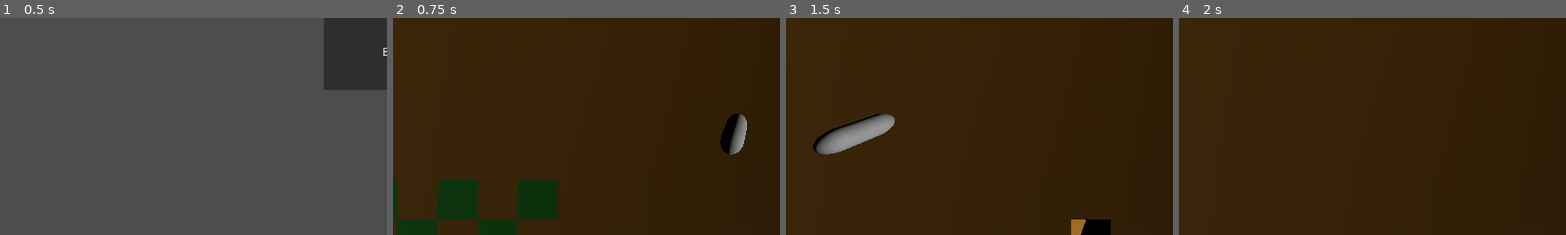
Above: before the commit, frames 1-4 (left to right).
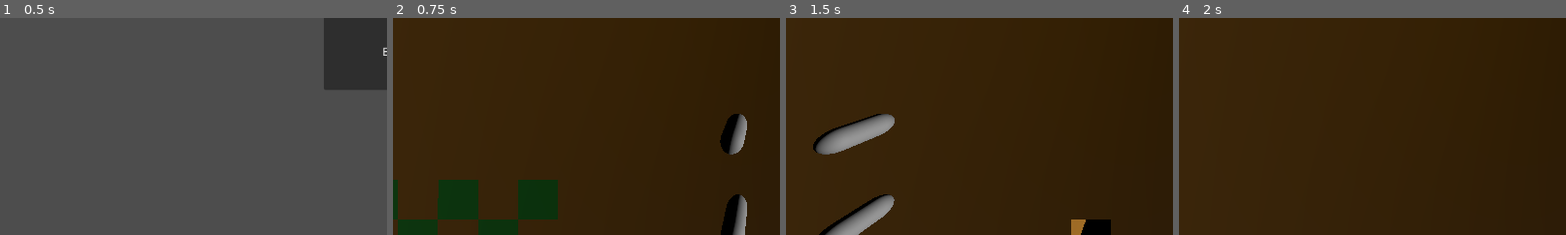
Above: after the commit, the same moments.

Repository: NathanFord68/FiendFriendzy
Game: Godot game, scene res://main.tscn
Same seed, same stepped clock (60 frames per second), same inputs: the game is played once before the commit and once after it.
Inputs (mouse positions are % of the whole screen's width and height, from its top left):
- Up to frame 1 (0.5 s): no input
- Up to frame 2 (0.75 s): click "Play" at 0.5 s
- Up to frame 3 (1.5 s): tap Enter at 1.25 s; move the mouse to (72, 45) at 1.27 s; hold D (player_right) from 1.28 s (still down); click (72, 45) at 1.35 s
- Up to frame 4 (2 s): keep holding D (player_right)
The pictures show only the part of the screen within x 2-52%, y 50-100%; the shares and areas given below are measured in that part.

Frame 1 is identical in both runs. In frame 2, 1.0% of the frame differs, in the area x 84-92%, y 81-100%; in frame 3, 1.7%, in the area x 8-29%, y 81-100%; in frame 4, nothing differs.

Commit message:
Doing damage to enemy troops

Diff:
--- a/level/main.tscn
+++ b/level/main.tscn
@@ -24,3 +24,10 @@
 
 [node name="Melee2" parent="." instance=ExtResource("3_px5s6")]
 transform = Transform3D(1, 0, 0, 0, 1, 0, 0, 0, 1, 1, 3, 1)
+team = 0
+
+[node name="Melee4" parent="." instance=ExtResource("3_px5s6")]
+transform = Transform3D(1, 0, 0, 0, 1, 0, 0, 0, 1, 1.00421, 3.00279, 4.94631)
+
+[node name="Melee3" parent="." instance=ExtResource("3_px5s6")]
+transform = Transform3D(1, 0, 0, 0, 1, 0, 0, 0, 1, 3, 3, 7)
--- a/player/Character.gd
+++ b/player/Character.gd
@@ -70,6 +70,12 @@
 
 
 func handle_troop_select(troop : CharacterBody3D):
+	if !!selected_troop && (
+		troop.get_parent_node_3d().team != selected_troop.get_parent_node_3d().team
+	):
+		handle_enemy_select(troop)
+		return
+
 	if !!selected_troop && troop.get_rid() == selected_troop.get_rid():
 		return
 
@@ -88,33 +94,44 @@
 	selected_mode = MODE.UNSELECTED
 	get_node("%ModeSelect").show()
 
+func handle_enemy_select(enemy_troop : CharacterBody3D):
+	print_debug("Entering handle_enemy_select")
+	print_debug(!!selected_troop)
+	print_debug(selected_mode)
+	if !selected_troop:
+		return
+
+	if selected_mode == MODE.ATTACK:
+		enemy_troop.health -= selected_troop.attack_damage
+
+		# Clean up from attack
+		selected_troop.can_attack = false
+		handle_grid_highlight(-1, selected_troop.attack_range)
+		selected_mode = MODE.UNSELECTED
+
+
+
+# TODO make sure no one else is standing there
 func handle_grid_select(grid : GridMap, select_pos: Vector3):
-	if selected_troop == null:
-		return
-
-	match selected_mode:
-		MODE.MOVE:
-			# Translate selected troop to coordinate
-			var troop_map_pos = grid.local_to_map(selected_troop.position)
-			var move : Vector3 = grid.map_to_local(grid.local_to_map(select_pos)) - grid.map_to_local(troop_map_pos)
-			move.y = 0
-
-			if _check_range(move, troop_map_pos, selected_troop.move_range):
-				# Dehighlight selected squares
-				handle_grid_highlight(-1, selected_troop.move_range)
-
-				# Move the troop
-				selected_troop.translate(move)
-
-				# Toggle the troops ability to move off
-				selected_troop.can_move = false
-				selected_mode = MODE.UNSELECTED
-
-		MODE.ATTACK:
-
-			print("We're attacking")
-		MODE.ITEM:
-			print("We're using items")
+	if !selected_troop:
+		return
+
+	# Translate selected troop to coordinate
+	var troop_map_pos = grid.local_to_map(selected_troop.position)
+	var move : Vector3 = grid.map_to_local(grid.local_to_map(select_pos)) - grid.map_to_local(troop_map_pos)
+	move.y = 0
+
+	if _check_range(move, troop_map_pos, selected_troop.move_range):
+		# Dehighlight selected squares
+		handle_grid_highlight(-1, selected_troop.move_range)
+
+		# Move the troop
+		selected_troop.translate(move)
+
+		# Toggle the troops ability to move off
+		selected_troop.can_move = false
+		selected_mode = MODE.UNSELECTED
+
 
 
 func _on_move_button_down():
--- a/units/melee/CharacterBody3D.gd
+++ b/units/melee/CharacterBody3D.gd
@@ -1,9 +1,10 @@
 extends CharacterBody3D
 
 # Define attributes
-@export var health : int = 100
-@export var move_range = 11
-@export var attack_range = 1
+@export var health : int 		= 100
+@export var move_range : int 	= 11
+@export var attack_range :int 	= 1
+@export var attack_damage : int = 5
 
 var can_move = true
 var can_attack = true
--- a/units/melee/main.tscn
+++ b/units/melee/main.tscn
@@ -1,6 +1,14 @@
-[gd_scene load_steps=7 format=3 uid="uid://olw4xcu4dndf"]
+[gd_scene load_steps=8 format=3 uid="uid://olw4xcu4dndf"]
 
 [ext_resource type="Script" path="res://units/melee/CharacterBody3D.gd" id="1_ew4af"]
+
+[sub_resource type="GDScript" id="GDScript_40io3"]
+script/source = "extends Node3D
+
+enum TEAM { BLUE, RED }
+
+@export var team : TEAM = TEAM.RED
+"
 
 [sub_resource type="CapsuleMesh" id="CapsuleMesh_2qjqa"]
 
@@ -17,6 +25,7 @@
 
 [node name="Main" type="Node3D"]
 transform = Transform3D(1, 0, 0, 0, 1, 0, 0, 0, 1, 0, 0.356778, 0)
+script = SubResource("GDScript_40io3")
 
 [node name="CharacterBody3D" type="CharacterBody3D" parent="."]
 script = ExtResource("1_ew4af")
